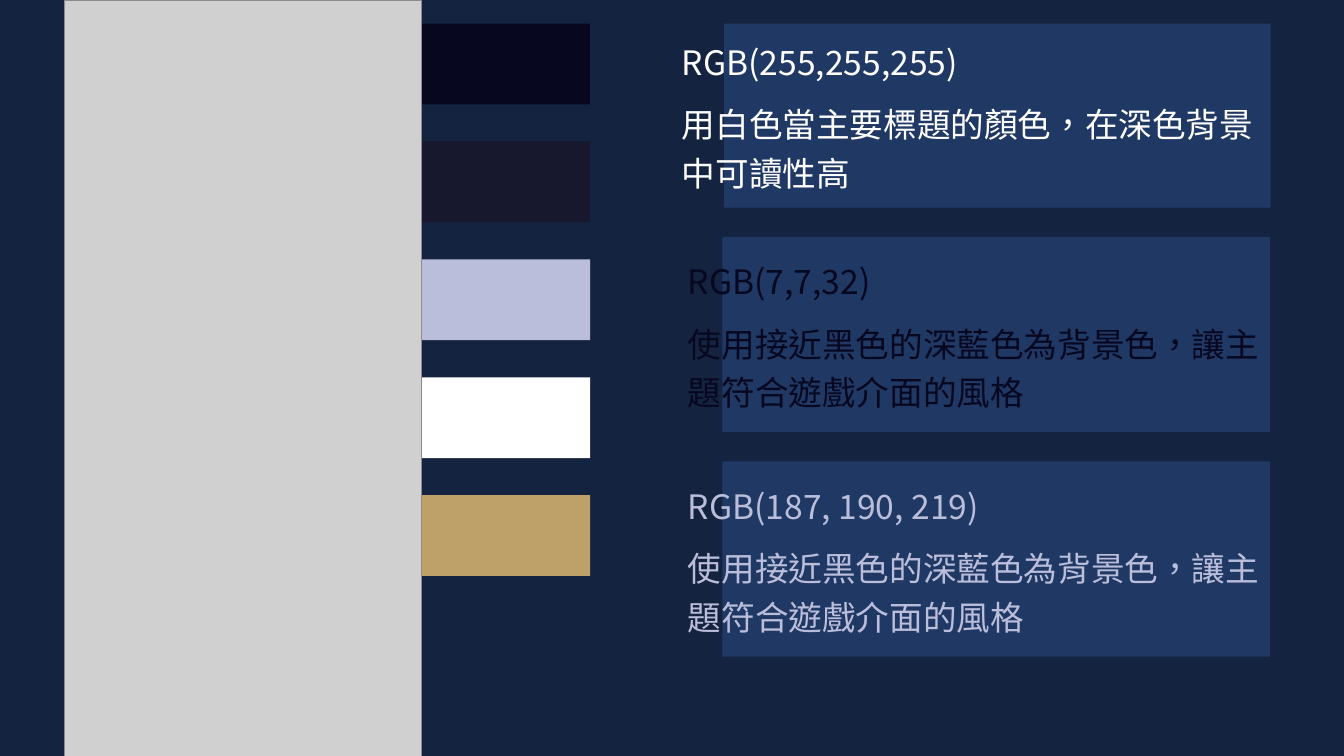
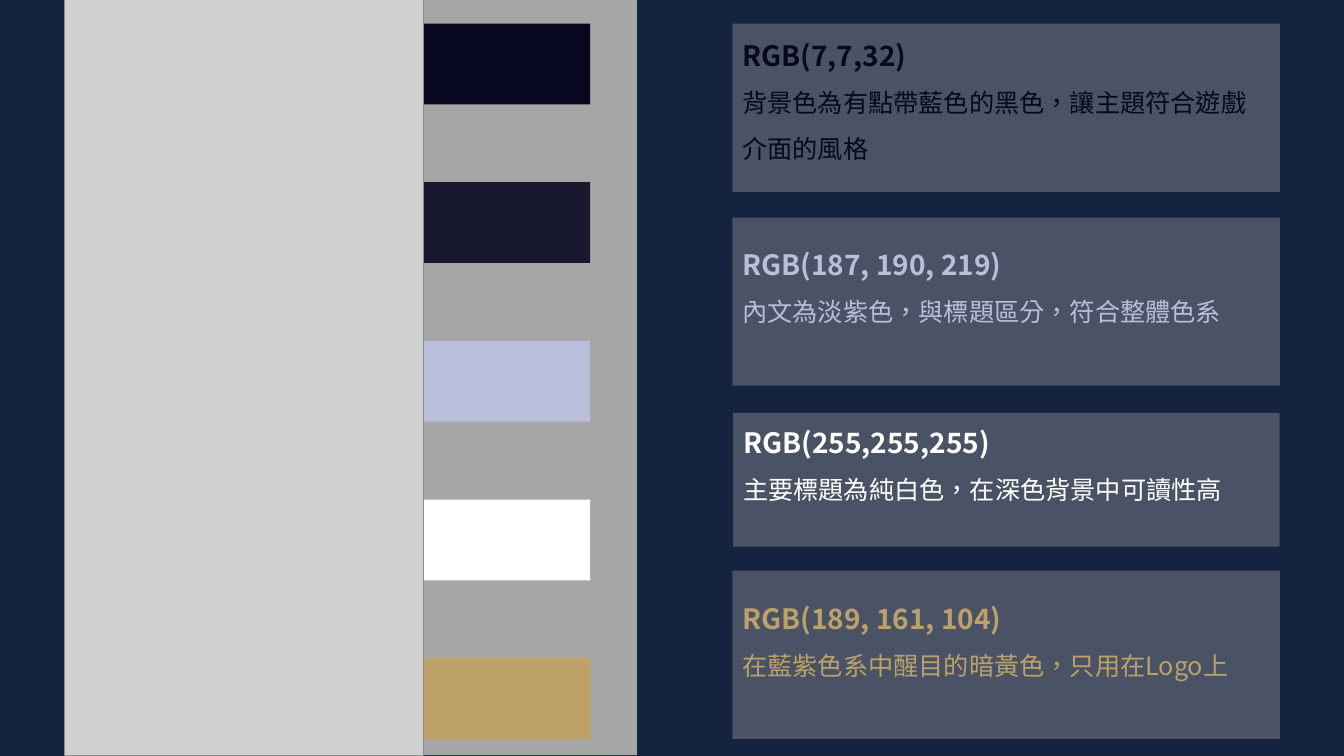
Before and after one commit to leonasdev/WebMidProject, a slide deck: slide 10 of 企劃書.pptx. Drawn at 1344x756 pixels with LibreOffice and Linux fonts; fonts in the diff are those of the drawing; grey boxes stand for pictures. Boxes give left, top, right and bottom in pixels: in the first picture for what was removed or moved away, otherwise in the second. Text is boxed around its words. In the diff, an @@ line names an element or a change of style, - is before the commit and + after.

```diff
--- a/企劃書.pptx
+++ b/企劃書.pptx
@@ rectangle added at box(285, 0, 637, 756), fill #A6A6A6 @@
@@ rectangle removed at box(724, 23, 1270, 208) @@
@@ text removed at box(682, 47, 1253, 189) @@
-RGB(255,255,255)
-用白色當主要標題的顏色，在深色背景中可讀性高
@@ rectangle: place and size @@
-rectangle at box(367, 141, 590, 222)
+rectangle at box(367, 182, 590, 263)
@@ rectangle removed at box(723, 237, 1270, 433) @@
@@ text removed at box(688, 267, 1259, 408) @@
-RGB(7,7,32)
-使用接近黑色的深藍色為背景色，讓主題符合遊戲介面的風格
@@ rectangle: place and size @@
-rectangle at box(367, 259, 590, 340)
+rectangle at box(367, 341, 590, 421)
@@ rectangle removed at box(723, 462, 1270, 657) @@
@@ rectangle: place and size @@
-rectangle at box(367, 377, 590, 458)
+rectangle at box(367, 500, 590, 581)
@@ text removed at box(688, 491, 1259, 633) @@
-RGB(187, 190, 219)
-使用接近黑色的深藍色為背景色，讓主題符合遊戲介面的風格
@@ group added at box(733, 23, 1280, 739): 4 rectangles @@
+RGB(255,255,255)
+主要標題為純白色，在深色背景中可讀性高
+RGB(7,7,32)
+背景色為有點帶藍色的黑色，讓主題符合遊戲介面的風格
+RGB(187, 190, 219)
+內文為淡紫色，與標題區分，符合整體色系
+RGB(189, 161, 104)
+在藍紫色系中醒目的暗黃色，只用在Logo上
@@ rectangle: place and size @@
-rectangle at box(367, 495, 590, 576)
+rectangle at box(367, 658, 590, 739)
```
Also in this commit, not shown: 1 other slide changed.
